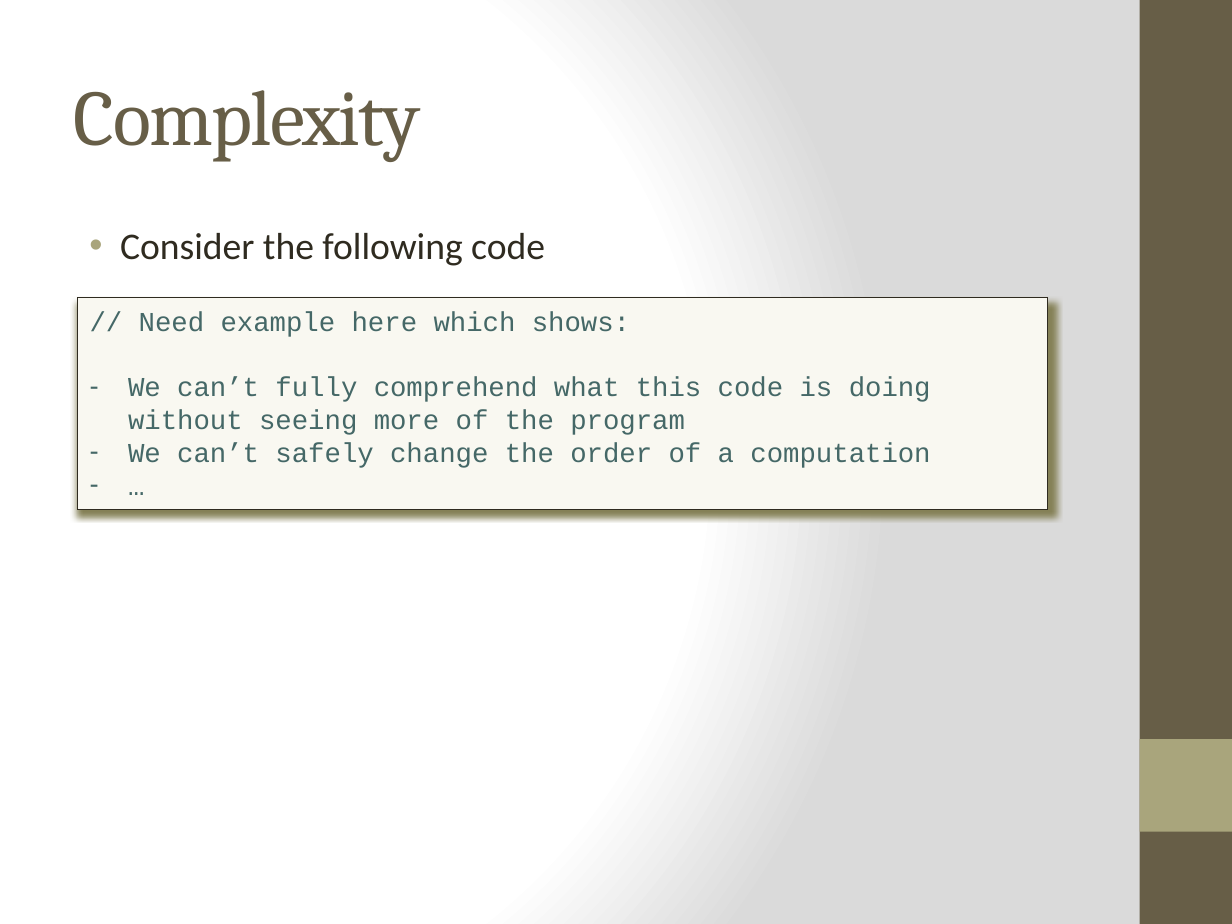
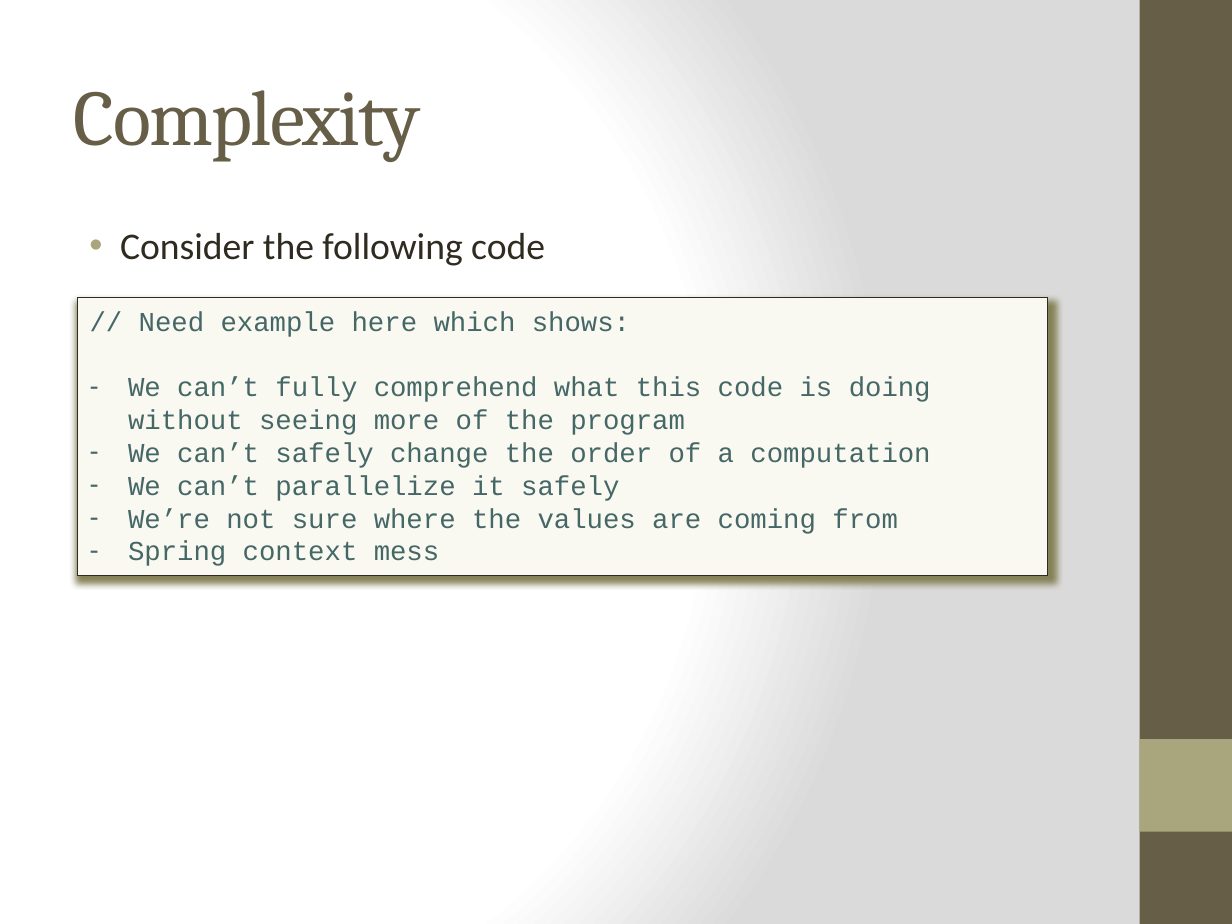
Before and after one commit to bjhartin/FoundationsOfFunctionalProgramming, a slide deck: slide 7 of FoundationsOfFunctionalProgramming.pptx (slide 6 before the commit). Drawn at 1232x924 pixels with LibreOffice and Linux fonts; fonts in the diff are those of the drawing. Boxes give left, top, right and bottom in pixels: in the first picture for what was removed or moved away, otherwise in the second. Text is boxed around its words. In the diff, an @@ line names an element or a change of style, - is before the commit and + after.

```diff
--- a/FoundationsOfFunctionalProgramming.pptx
+++ b/FoundationsOfFunctionalProgramming.pptx
@@ rectangle "// Need example here which ...": place and size @@
-rectangle "// Need example here which ..." at (78,298,1047,510)
+rectangle "// Need example here which ..." at (78,298,1047,577)
@@ text in rectangle at (128,476,898,566): text changed @@
-– …
+– We can’t parallelize it safely
+– We’re not sure where the values are coming from
+– Spring context mess
```
Also in this commit, not shown: 4 other slides changed, 2 slides added, 1 other file.
